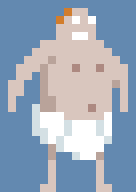
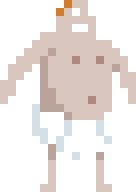
Revision of a layered 136×192 image; what changed, layer by layer:
showed "3" over [0, 0, 136, 192]
hid "2" over [8, 8, 128, 192]
hid "Background" over [0, 0, 136, 192]
